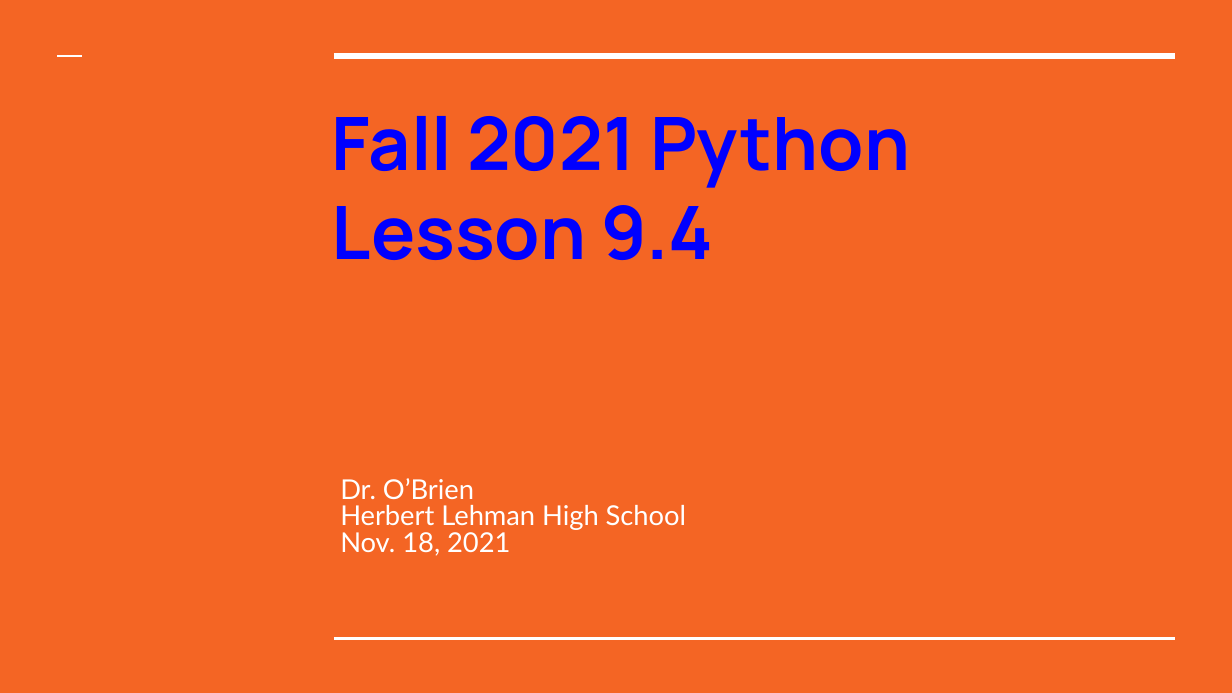
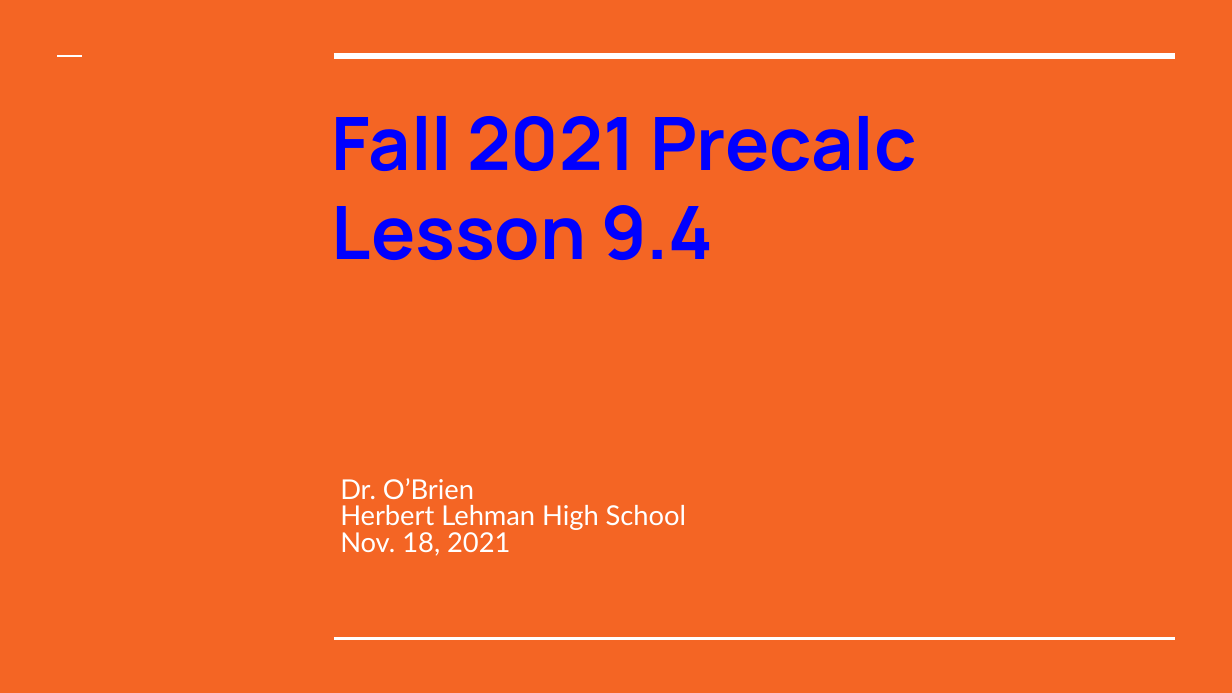
Before and after one commit to cobrien87/work, a slide deck: slide 1 of print/lesson_94_precal.pptx. Drawn at 1232x693 pixels with LibreOffice and Linux fonts; fonts in the diff are those of the drawing; background and template pictures are left out. Boxes give left, top, right and bottom in pixels: in the first picture for what was removed or moved away, otherwise in the second. Text is boxed around its words. In the diff, an @@ line names an element or a change of style, - is before the commit and + after.

```diff
--- a/print/lesson_94_precal.pptx
+++ b/print/lesson_94_precal.pptx
@@ title at (332,116,917,171): text changed @@
-Fall 2021 Python
+Fall 2021 Precalc
```
Also in this commit, not shown: 5 other slides changed, 1 other file.
